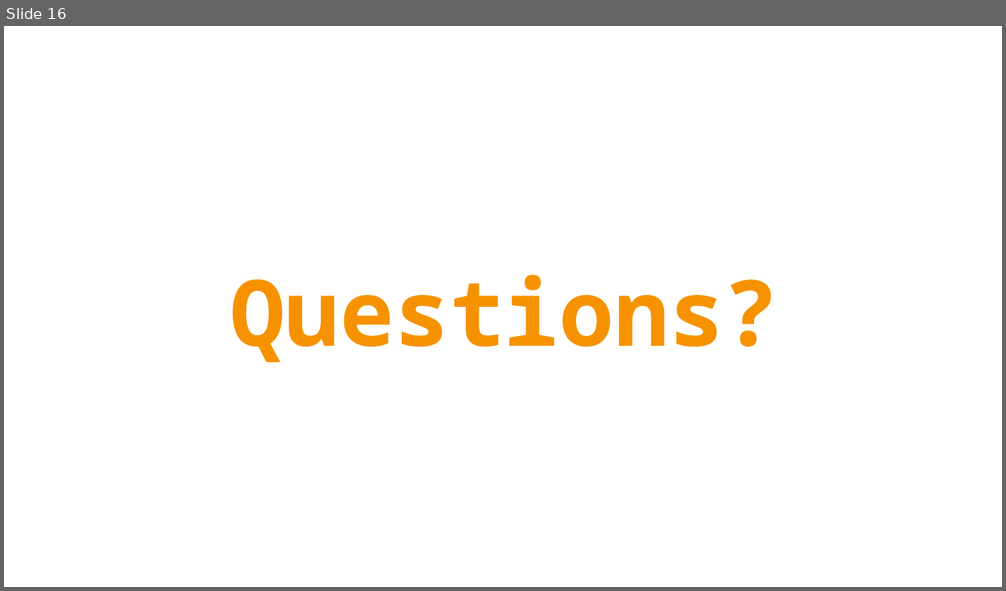
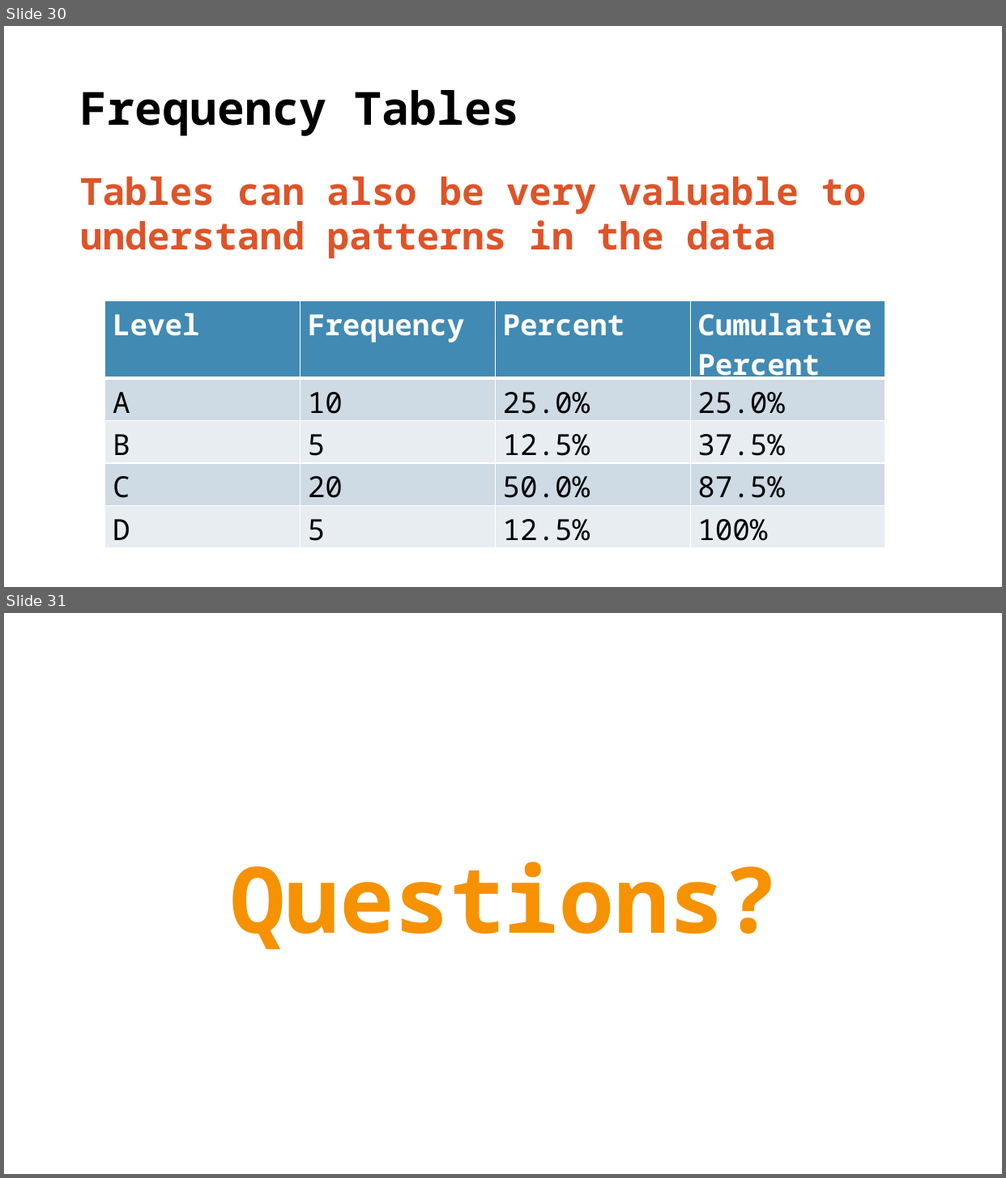
Before and after one commit to TysonStanley/EDU-6050, a slide deck: Slides/02_EDUC_6050_2018.pptx. Shown one above the other, each under a label of ours: slide 16 before the commit, slides 30 and 31 after it. The pictures are 1006x591 and 1006x1178 pixels, drawn with LibreOffice and Linux fonts; fonts in the diff are those of the drawing. Boxes give left, top, right and bottom in pixels: in the first picture for what was removed or moved away, otherwise in the second. Text is boxed around its words. In the diff, an @@ line names an element or a change of style, - is before the commit and + after.

```diff
--- a/Slides/02_EDUC_6050_2018.pptx
+++ b/Slides/02_EDUC_6050_2018.pptx
@@ slide 30 added at (4, 26, 1002, 587), background #FFFFFF @@
@@ title added at (80, 90, 519, 136), 44 pt, text #000000, bold @@
+Frequency Tables
@@ text added at (80, 177, 866, 258), 36 pt, text #DF5327, bold @@
+Tables can also be very valuable to understand patterns in the data
@@ table added at (105, 301, 887, 548), 5 rows, 4 columns @@
+Level | Frequency | Percent | Cumulative Percent
+A | 10 | 25.0% | 25.0%
+B | 5 | 12.5% | 37.5%
+C | 20 | 50.0% | 87.5%
+D | 5 | 12.5% | 100%
@@ what was slide 16 is now slide 31 @@
```
Also in this commit, not shown: 3 slides changed, 17 other slides added, 3 slides removed, 7 other files.
